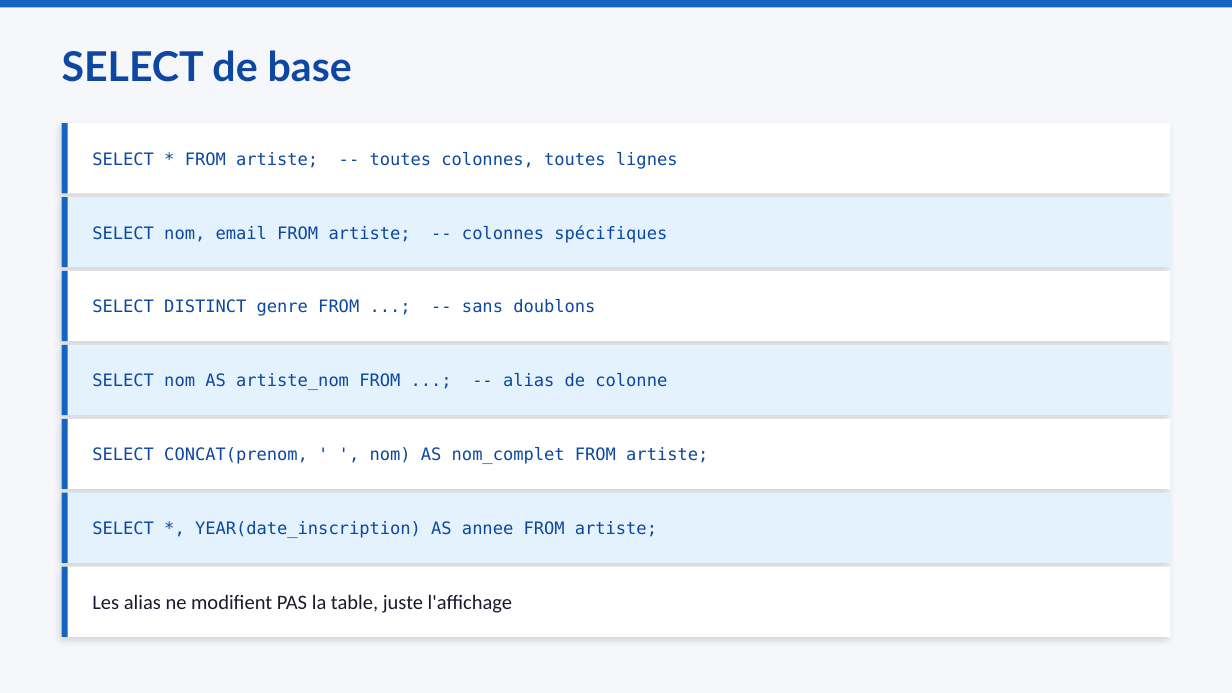
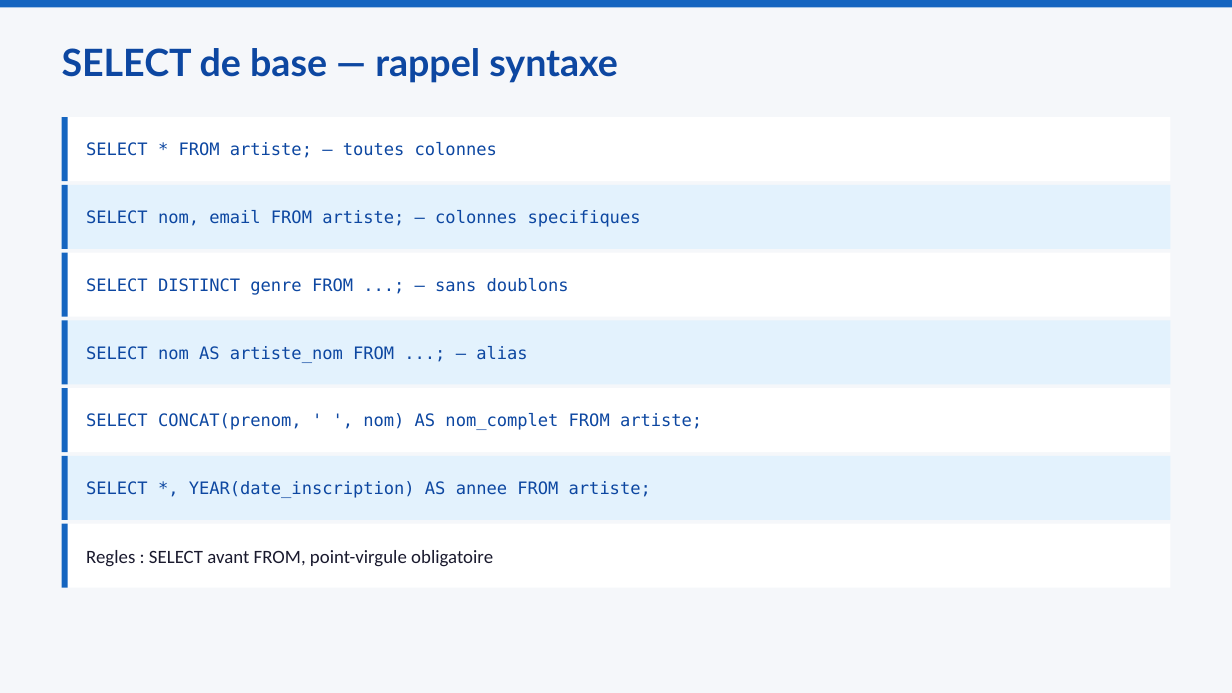
Before and after one commit to mbiTati/unit4_gamifie, a slide deck: slide 2 of pptx/Module12_SELECT_filtrage_et_tri.pptx. Drawn at 1232x693 pixels with LibreOffice and Linux fonts; fonts in the diff are those of the drawing. Boxes give left, top, right and bottom in pixels: in the first picture for what was removed or moved away, otherwise in the second. Text is boxed around its words. In the diff, an @@ line names an element or a change of style, - is before the commit and + after.

```diff
--- a/pptx/Module12_SELECT_filtrage_et_tri.pptx
+++ b/pptx/Module12_SELECT_filtrage_et_tri.pptx
@@ text at bbox=[62, 48, 618, 83]: text changed; size 24 to 22 pt @@
-SELECT de base
+SELECT de base — rappel syntaxe
@@ rectangle: place and size @@
-rectangle at bbox=[62, 123, 1170, 193]
+rectangle at bbox=[62, 117, 1170, 181]
@@ rectangle: place and size @@
-rectangle at bbox=[62, 123, 68, 193]
+rectangle at bbox=[62, 117, 68, 181]
@@ text at bbox=[86, 142, 497, 158]: text changed @@
-SELECT * FROM artiste; -- toutes colonnes, toutes lignes
+SELECT * FROM artiste; — toutes colonnes
@@ rectangle: place and size @@
-rectangle at bbox=[62, 197, 1170, 267]
+rectangle at bbox=[62, 185, 1170, 249]
@@ rectangle: place and size @@
-rectangle at bbox=[62, 197, 68, 267]
+rectangle at bbox=[62, 185, 68, 249]
@@ text at bbox=[86, 210, 641, 227]: text changed @@
-SELECT nom, email FROM artiste; -- colonnes spécifiques
+SELECT nom, email FROM artiste; — colonnes specifiques
@@ rectangle: place and size @@
-rectangle at bbox=[62, 271, 1170, 341]
+rectangle at bbox=[62, 253, 1170, 317]
@@ rectangle: place and size @@
-rectangle at bbox=[62, 271, 68, 341]
+rectangle at bbox=[62, 253, 68, 317]
@@ text at bbox=[86, 278, 569, 295]: text changed @@
-SELECT DISTINCT genre FROM ...; -- sans doublons
+SELECT DISTINCT genre FROM ...; — sans doublons
@@ rectangle: place and size @@
-rectangle at bbox=[62, 345, 1170, 415]
+rectangle at bbox=[62, 320, 1170, 384]
@@ rectangle: place and size @@
-rectangle at bbox=[62, 345, 68, 415]
+rectangle at bbox=[62, 320, 68, 384]
@@ text at bbox=[86, 346, 527, 363]: text changed @@
-SELECT nom AS artiste_nom FROM ...; -- alias de colonne
+SELECT nom AS artiste_nom FROM ...; — alias
@@ rectangle: place and size @@
-rectangle at bbox=[62, 419, 1170, 489]
+rectangle at bbox=[62, 388, 1170, 452]
@@ rectangle: place and size @@
-rectangle at bbox=[62, 419, 68, 489]
+rectangle at bbox=[62, 388, 68, 452]
@@ text "SELECT CONCAT(prenom, ' ', nom) ...": place and size @@
-text "SELECT CONCAT(prenom, ' ', nom) ..." at bbox=[92, 447, 708, 464]
+text "SELECT CONCAT(prenom, ' ', nom) ..." at bbox=[86, 413, 702, 430]
@@ rectangle: place and size @@
-rectangle at bbox=[62, 493, 1170, 563]
+rectangle at bbox=[62, 456, 1170, 520]
@@ rectangle: place and size @@
-rectangle at bbox=[62, 493, 68, 563]
+rectangle at bbox=[62, 456, 68, 520]
@@ text "SELECT *, YEAR(date_inscription) AS annee ...": place and size @@
-text "SELECT *, YEAR(date_inscription) AS annee ..." at bbox=[92, 521, 657, 538]
+text "SELECT *, YEAR(date_inscription) AS annee ..." at bbox=[86, 481, 651, 498]
@@ shadow off in 7 elements at bbox=[62, 117, 1170, 181], bbox=[62, 185, 1170, 249], bbox=[62, 253, 1170, 317], bbox=[62, 320, 1170, 384], bbox=[62, 388, 1170, 452], bbox=[62, 456, 1170, 520], bbox=[62, 524, 1170, 588] @@
@@ rectangle: place and size @@
-rectangle at bbox=[62, 567, 1170, 637]
+rectangle at bbox=[62, 524, 1170, 588]
@@ rectangle: place and size @@
-rectangle at bbox=[62, 567, 68, 637]
+rectangle at bbox=[62, 524, 68, 588]
@@ text at bbox=[86, 550, 493, 567]: text changed; size 12 to 11 pt @@
-Les alias ne modifient PAS la table, juste l'affichage
+Regles : SELECT avant FROM, point-virgule obligatoire
```
Also in this commit, not shown: 4 other slides changed, 5 slides added, 3 slides removed, 8 other files.
